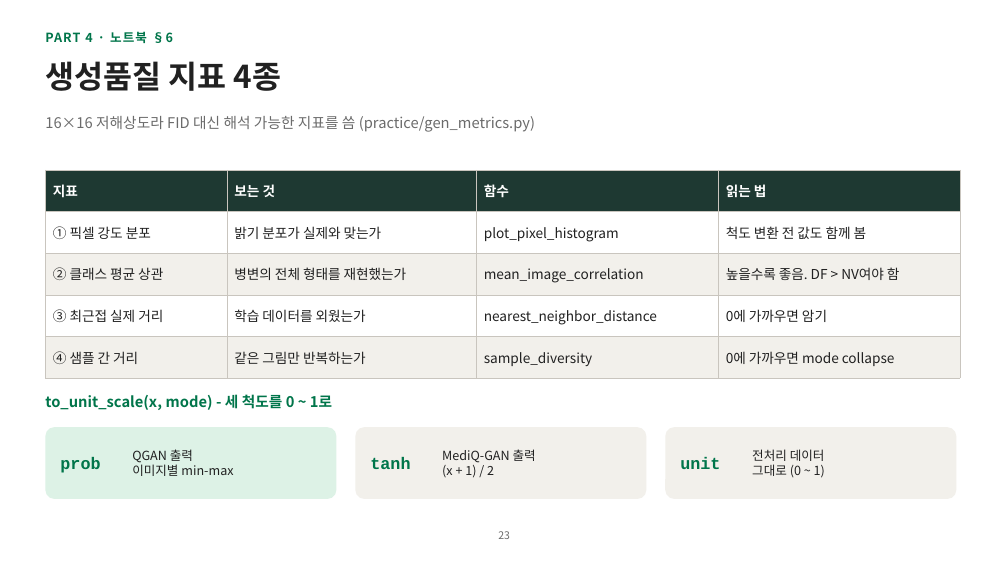
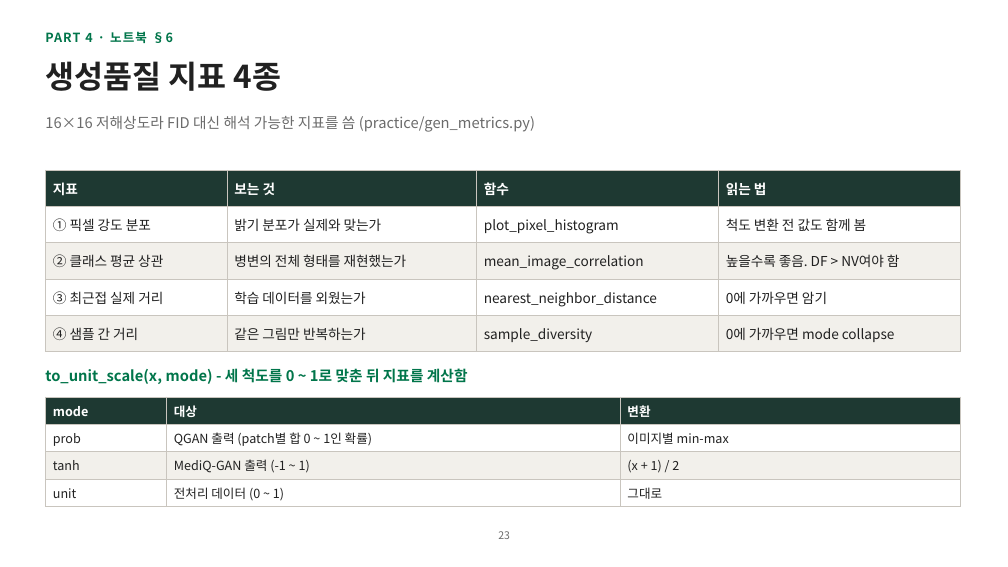
Before and after one commit to hyunhp/skin_disease_qml, a slide deck: slide 23 of practice/day2_slides/day2_practice_slides.pptx. Drawn at 1008x567 pixels with LibreOffice and Linux fonts; fonts in the diff are those of the drawing. Boxes give left, top, right and bottom in pixels: in the first picture for what was removed or moved away, otherwise in the second. Text is boxed around its words. In the diff, an @@ line names an element or a change of style, - is before the commit and + after.

```diff
--- a/practice/day2_slides/day2_practice_slides.pptx
+++ b/practice/day2_slides/day2_practice_slides.pptx
@@ table: place and size @@
-table at [45, 170, 960, 370]
+table at [45, 170, 960, 346]
@@ text at [45, 368, 468, 384]: text changed @@
-to_unit_scale(x, mode) - 세 척도를 0 ~ 1로
+to_unit_scale(x, mode) - 세 척도를 0 ~ 1로 맞춘 뒤 지표를 계산함
@@ table added at [45, 397, 960, 505], 4 rows, 3 columns @@
+mode | 대상 | 변환
+prob | QGAN 출력 (patch별 합 0 ~ 1인 확률) | 이미지별 min-max
+tanh | MediQ-GAN 출력 (-1 ~ 1) | (x + 1) / 2
+unit | 전처리 데이터 (0 ~ 1) | 그대로
@@ rounded rectangle removed at [45, 427, 337, 499] @@
@@ text removed at [132, 449, 233, 476] @@
-QGAN 출력
-이미지별 min-max
@@ rounded rectangle removed at [355, 427, 647, 499] @@
@@ text removed at [442, 449, 536, 478] @@
-MediQ-GAN 출력
-(x + 1) / 2
@@ rounded rectangle removed at [665, 427, 957, 499] @@
@@ text removed at [752, 449, 825, 478] @@
-전처리 데이터
-그대로 (0 ~ 1)
@@ text removed at [60, 457, 100, 473] @@
-prob
@@ text removed at [370, 457, 410, 469] @@
-tanh
@@ text removed at [680, 457, 720, 469] @@
-unit
```
Also in this commit, not shown: 22 other slides changed, 3 other files.
